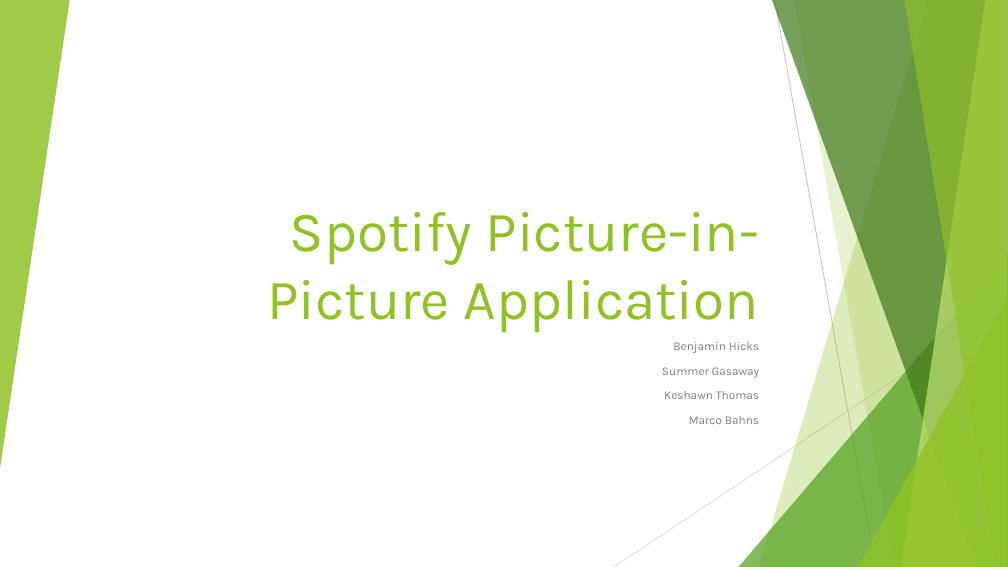
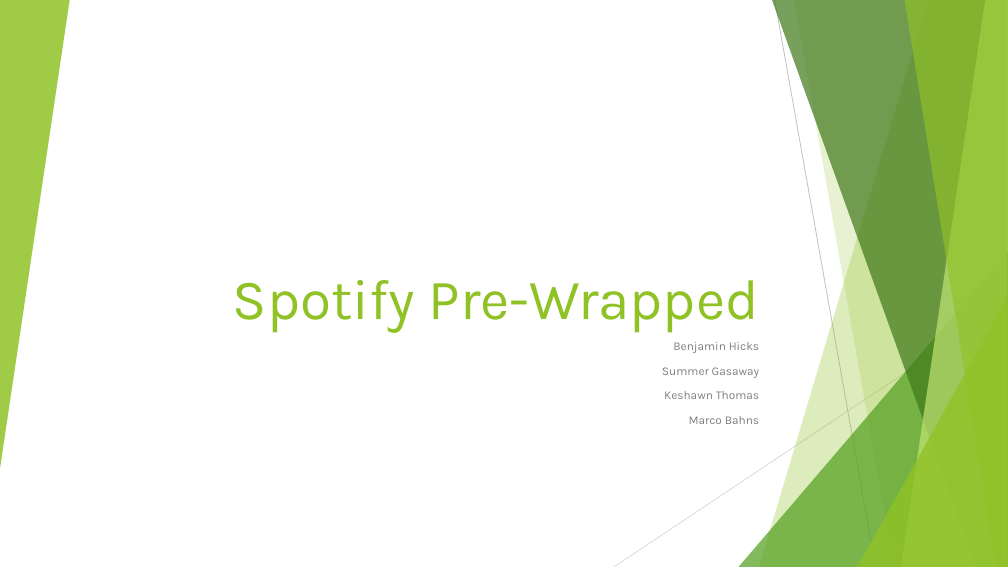
Before and after one commit to bahnsm/IT4045C-Group-3-Project, a slide deck: slide 1 of Enterprise App Development Final Presentation.pptx. Drawn at 1008x567 pixels with LibreOffice and Linux fonts; fonts in the diff are those of the drawing. Boxes give left, top, right and bottom in pixels: in the first picture for what was removed or moved away, otherwise in the second. Text is boxed around its words. In the diff, an @@ line names an element or a change of style, - is before the commit and + after.

```diff
--- a/Enterprise App Development Final Presentation.pptx
+++ b/Enterprise App Development Final Presentation.pptx
@@ title at (x1=233, y1=280, x2=759, y2=333): text changed @@
-Spotify Picture-in-Picture Application
+Spotify Pre-Wrapped
```
Also in this commit, not shown: 2 other slides changed, 1 slide added, 2 slides removed.
